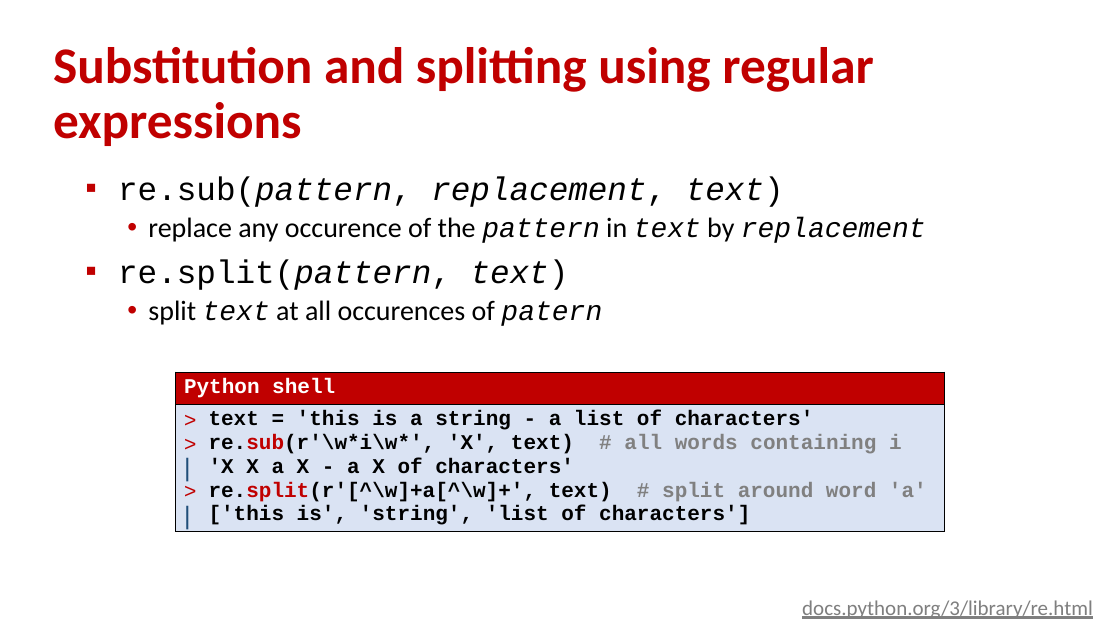
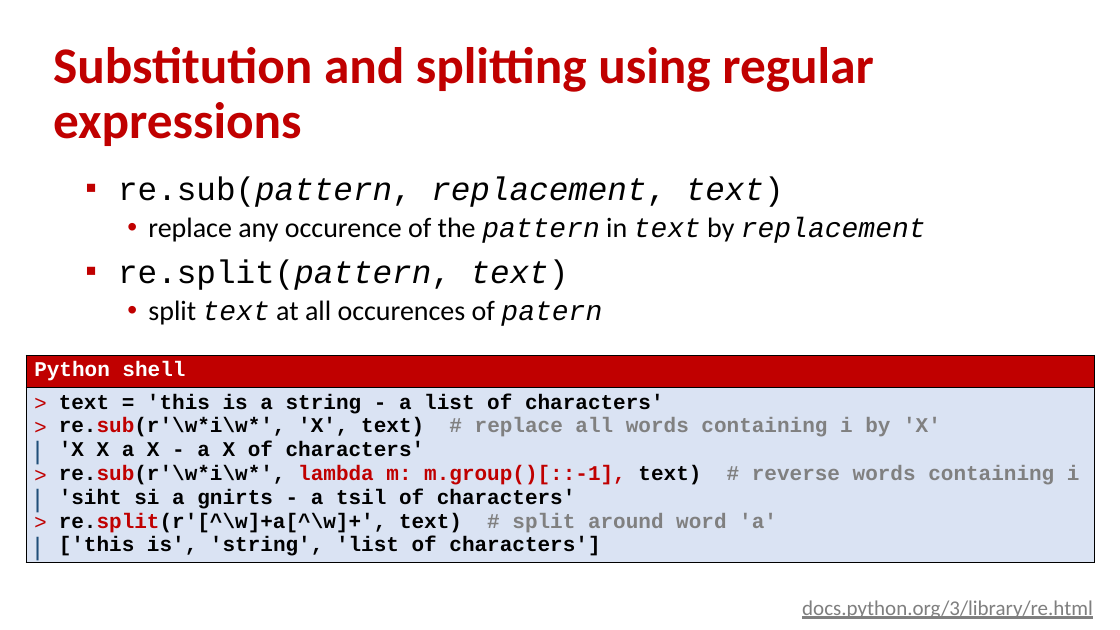
Before and after one commit to gsbrodal/gsbrodal.github.io, a slide deck: slide 21 of ipsa/slides/text.pptx. Drawn at 1120x630 pixels with LibreOffice and Linux fonts; fonts in the diff are those of the drawing. Boxes give left, top, right and bottom in pixels: in the first picture for what was removed or moved away, otherwise in the second. Text is boxed around its words. In the diff, an @@ line names an element or a change of style, - is before the commit and + after.

Commit message:
updated text slides

```diff
--- a/ipsa/slides/text.pptx
+++ b/ipsa/slides/text.pptx
@@ table at (26,355,1095,574) @@
-row 2, column 1: text = 'this is a string - a list of characters' / re.sub(r'\w*i\w*', 'X', text) # all words containing i / 'X X a X - a X of characters' / re.split(r'[^\w]+a[^\w]+', text) # split around word 'a' / ['this is', 'string', 'list of characters']
+row 2, column 1: text = 'this is a string - a list of characters' / re.sub(r'\w*i\w*', 'X', text) # replace all words containing i by 'X' / 'X X a X - a X of characters' / re.sub(r'\w*i\w*', lambda m: m.group()[::-1], text) # reverse words containing i / 'siht si a gnirts - a tsil of characters' / re.split(r'[^\w]+a[^\w]+', text) # split around word 'a' / ['this is', 'string', 'list of characters']
@@ table: place and size @@
-table at (176,372,944,540)
+table at (26,355,1095,574)
```
Also in this commit, not shown: 7 other slides changed, 5 other files.
